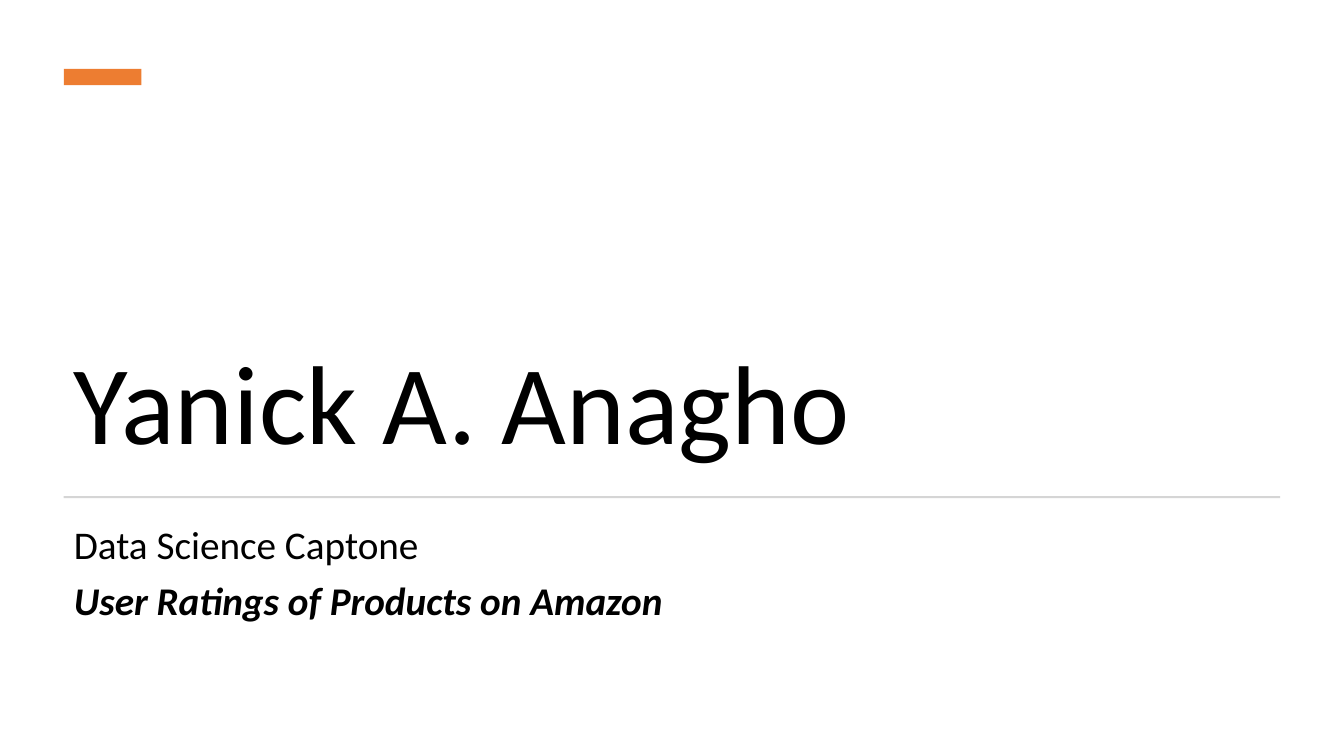
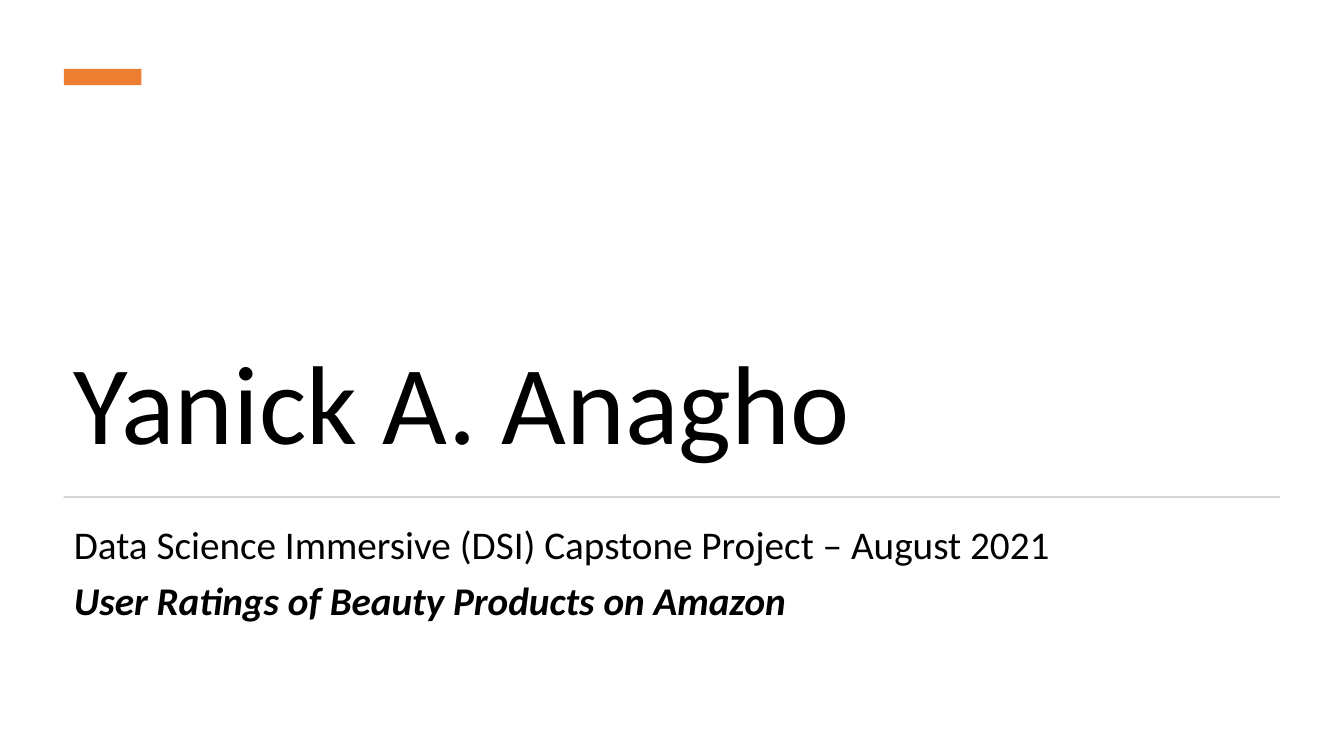
Before and after one commit to hekaplex/2021_04_DSI_WDX2, a slide deck: slide 1 of yanick.anagho@divergence.one/Capstone Presentation_User Ratings - Products.pptx. Drawn at 1344x756 pixels with LibreOffice and Linux fonts; fonts in the diff are those of the drawing. Boxes give left, top, right and bottom in pixels: in the first picture for what was removed or moved away, otherwise in the second. Text is boxed around its words. In the diff, an @@ line names an element or a change of style, - is before the commit and + after.

Commit message:
Capstone updates

```diff
--- a/yanick.anagho@divergence.one/Capstone Presentation_User Ratings - Products.pptx
+++ b/yanick.anagho@divergence.one/Capstone Presentation_User Ratings - Products.pptx
@@ subtitle at <box>74,530,1049,622</box>: text changed; bold off; italic off @@
-Data Science Captone
-User Ratings of Products on Amazon
+Data Science Immersive (DSI) Capstone Project – August 2021
+User Ratings of Beauty Products on Amazon
```
Also in this commit, not shown: 2 other slides changed, 1 other file.
